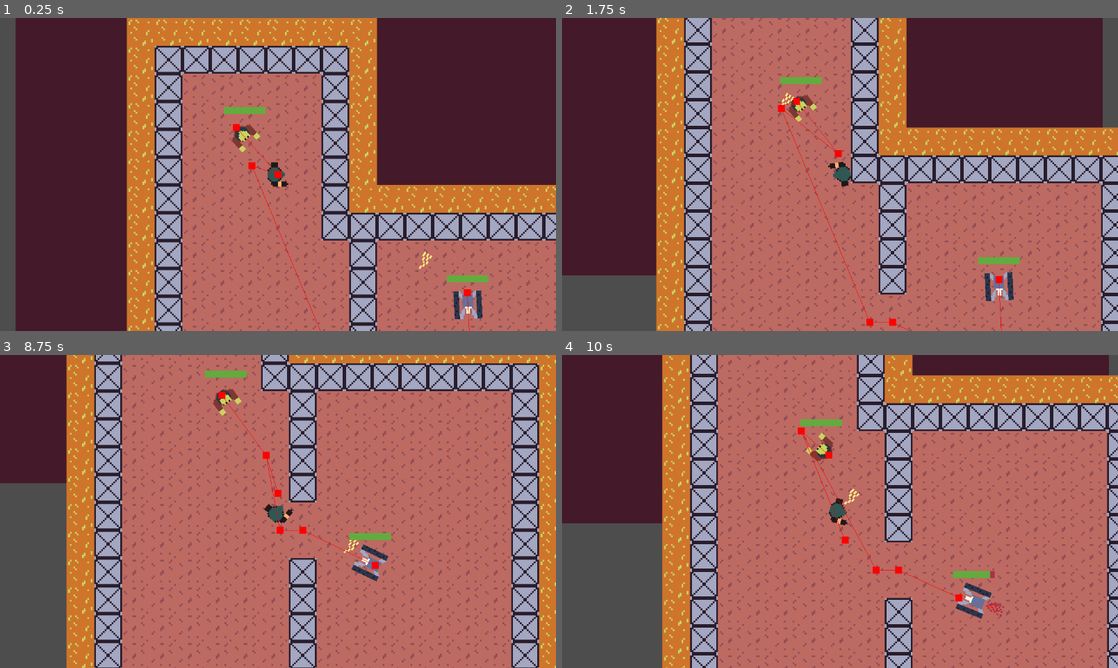
Above: before the commit, frames 1-4 (two rows, left to right).
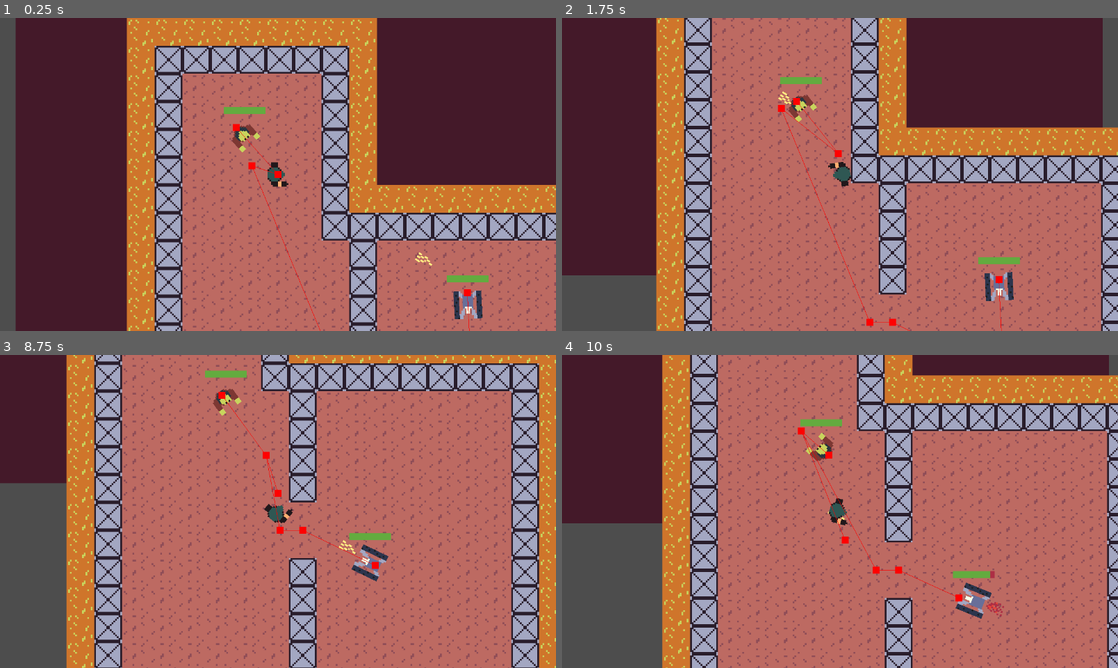
Above: after the commit, the same moments.

Repository: pjz987/repurposed
Game: Godot game, scene res://room.tscn
Same seed, same stepped clock (60 frames per second), same inputs: the game is played once before the commit and once after it.
Inputs (mouse positions are in pixels of both pictures, inside the frame that each line leads up to):
- Up to frame 1 (0.25 s): no input
- Up to frame 2 (1.75 s): move the mouse to (962, 158) at 0.52 s; hold Right (ui_right) 0.53-1.28 s; tap Space (SPACE) at 0.6, 1.35 s; click (962, 158) at 0.67 s; tap Enter at 1.25 s; move the mouse to (728, 190) at 1.27 s; hold Down (ui_down) from 1.28 s (still down)
- Up to frame 3 (8.75 s): move the mouse to (333, 442) at 2.02 s; release Down (ui_down) at 2.03 s; hold Right (ui_right) 2.03-2.78 s; tap Space (SPACE) at 2.1, 2.75, 2.85, 3.6, 4.35, 5, 5.1, 5.85, 6.6, 7.25, 7.35, 8.1 s; move the mouse to (250, 574) at 2.77 s; hold Up (ui_up) 2.78-3.53 s; click (250, 574) at 2.92 s; tap Enter at 3.5, 5.75 s; move the mouse to (444, 558) at 3.52 s; hold Left (ui_left) 3.53-5.03 s; move the mouse to (111, 464) at 4.27 s; move the mouse to (305, 511) at 5.02 s; hold Down (ui_down) 5.03-5.78 s; click (305, 511) at 5.17 s; move the mouse to (194, 433) at 5.77 s; hold Right (ui_right) 5.78-6.53 s; move the mouse to (400, 495) at 6.52 s; hold Up (ui_up) 6.53-7.28 s; move the mouse to (166, 527) at 7.27 s; hold Right (ui_right) 7.28-8.03 s; click (166, 527) at 7.42 s; move the mouse to (333, 442) at 8.02 s; hold Down (ui_down) from 8.03 s (still down)
- Up to frame 4 (10 s): move the mouse to (812, 574) at 8.77 s; release Down (ui_down) at 8.78 s; hold Left (ui_left) 8.78-9.53 s; tap Space (SPACE) at 8.85, 9.6 s; move the mouse to (1006, 558) at 9.52 s; hold Up (ui_up) from 9.53 s (still down); click (1006, 558) at 9.67 s

The runs differ from the first frame. In frame 1, less than 0.1% of the frame differs, in the area x 74-78%, y 74-81%; in frame 2, less than 0.1%; in frame 3, less than 0.1%; in frame 4, less than 0.1%.

Commit message:
worked on lightning firing at hero

Diff:
--- a/lightning.gd
+++ b/lightning.gd
@@ -11,9 +11,9 @@
 @export var lightning_animation_speed: float = 0.5
 
 func _ready() -> void:
-	direction = global_position.direction_to(target_position)
+	direction = global_position.direction_to(to_global(target_position))
 	velocity = direction * speed
-	rotation = atan2(direction.y, direction.x)
+	rotation = atan2(direction.y, direction.x) - 0.5 * PI
 
 func _physics_process(delta: float) -> void:
 	move_and_slide()
--- a/tank_enemy.gd
+++ b/tank_enemy.gd
@@ -50,7 +50,7 @@
 
 func fire_lightning():
 	var lightning_scene: Lightning = LIGHTNING_SCENE.instantiate()
-	lightning_scene.target_position = to_local(ray_cast_2d.target_position)
+	lightning_scene.target_position = ray_cast_2d.target_position
 	lightning_scene.global_position = lightning_spawn_point.global_position
 	get_tree().current_scene.add_child(lightning_scene)
 
Not shown, added: .diff.txt.swp
